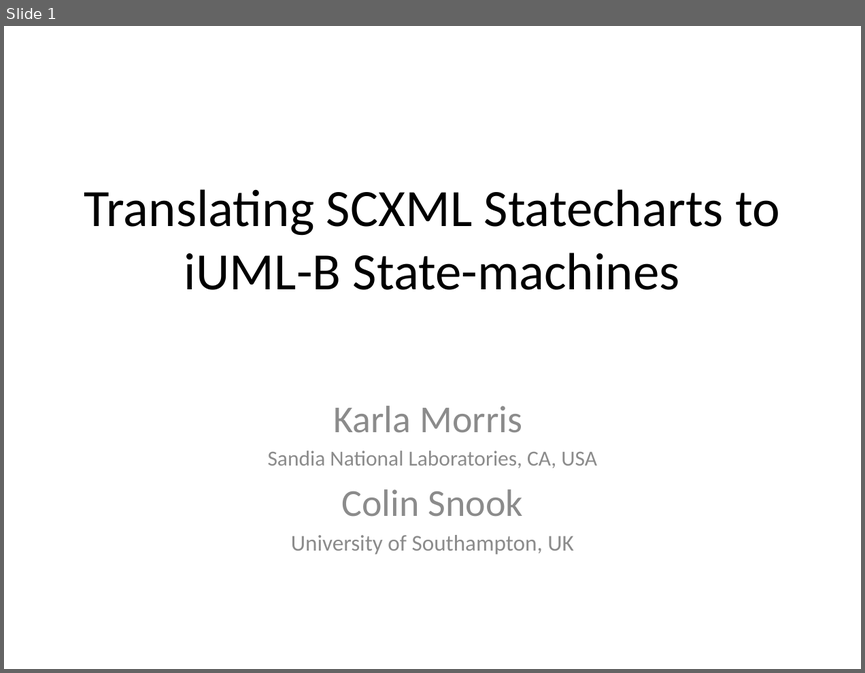
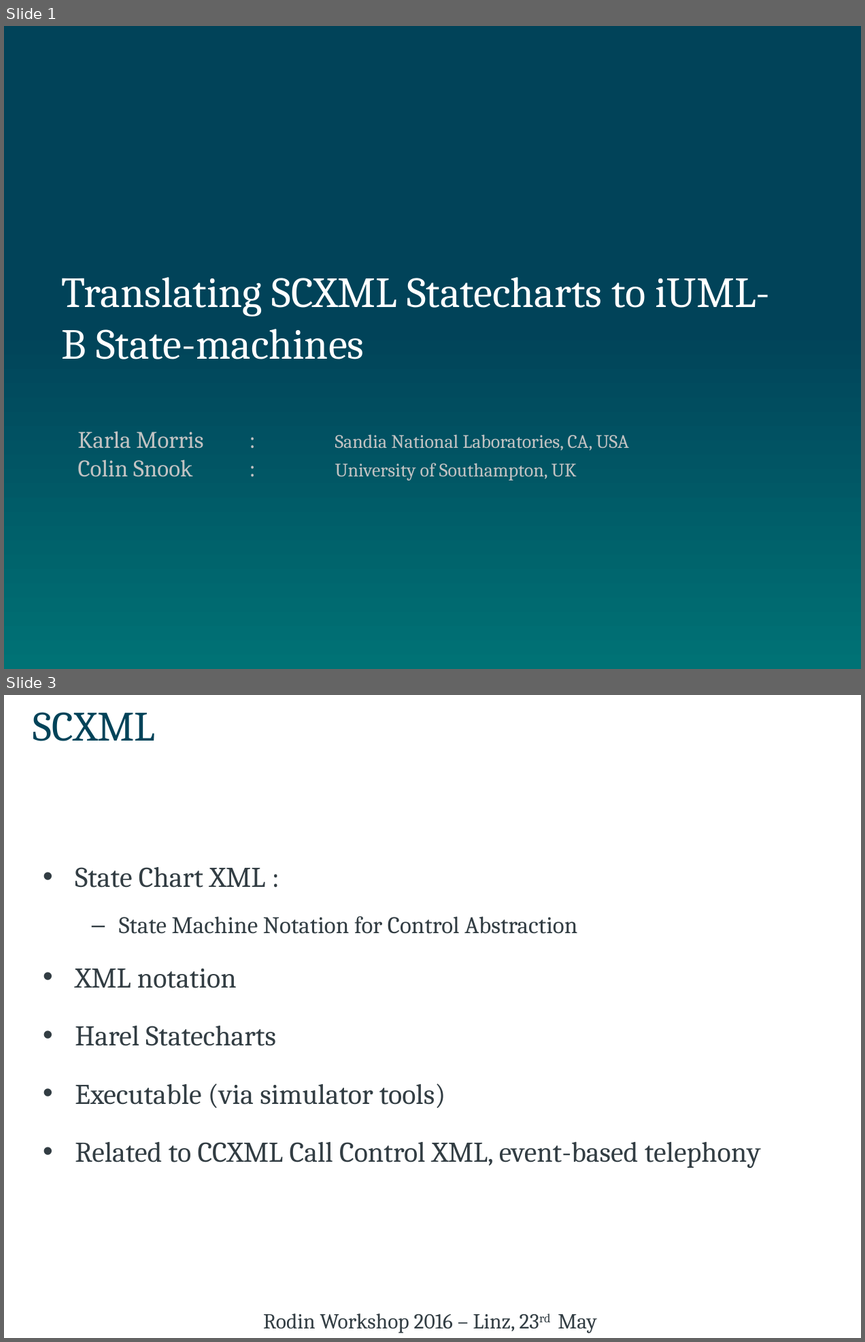
Before and after one commit to kmorris3/rodin_scxml_plugin, a slide deck: manuscripts/RW2016/RodingWS16_SCXML.pptx. Shown one above the other, each under a label of ours: slide 1 before the commit, slides 1 and 3 after it; the slides between them are not shown. The pictures are 865x673 and 865x1342 pixels, drawn with LibreOffice and Linux fonts; fonts in the diff are those of the drawing; background and template pictures are left out. Boxes give left, top, right and bottom in pixels: in the first picture for what was removed or moved away, otherwise in the second. Text is boxed around its words. In the diff, an @@ line names an element or a change of style, - is before the commit and + after.

Commit message:
Completed presentation for Rodin Workshop 2016

```diff
--- a/manuscripts/RW2016/RodingWS16_SCXML.pptx
+++ b/manuscripts/RW2016/RodingWS16_SCXML.pptx
@@ slide 3 added at [4,695,861,1338], background #FFFFFF @@
@@ title added at [33,712,156,741], 35 pt, text #014359 @@
+SCXML
@@ text added at [75,867,761,1168], 24 pt, text #323D43 @@
+• State Chart XML :
+  – State Machine Notation for Control Abstraction
+• XML notation
+• Harel Statecharts
+• Executable (via simulator tools)
+• Related to CCXML Call Control XML, event-based telephony
@@ text added at [263,1313,596,1333], 18 pt, text #323D43 @@
+Rodin Workshop 2016 – Linz, 23rd May
@@ slide 1 changed as well @@
@@ rectangle added at [4,26,861,333], fill #014359 @@
@@ title "Translating SCXML Statecharts to iUML-B ...": place and size @@
-title "Translating SCXML Statecharts to iUML-B ..." at [84,189,780,290]
+title "Translating SCXML Statecharts to iUML-B ..." at [62,277,770,359]
@@ title "Translating SCXML Statecharts to iUML-B ..." at [62,277,770,359]: size 44 to 36 pt, font Calibri to Cambria, text colour #000000 to #FFFFFF; alignment centre to left; vertical alignment middle to top @@
@@ rectangle added at [4,326,861,669], fill gradient #014359 to #007275 @@
@@ subtitle at [78,431,629,480]: text changed; size 18 to 16 pt; font Calibri to Cambria; text colour #8C8C8C to #C3C3C3 @@
-Karla Morris
-Sandia National Laboratories, CA, USA
-Colin Snook
-University of Southampton, UK
+Karla Morris : Sandia National Laboratories, CA, USA
+Colin Snook : University of Southampton, UK
```
Also in this commit, not shown: 9 other slides changed, 9 other slides added, 4 slides removed.
